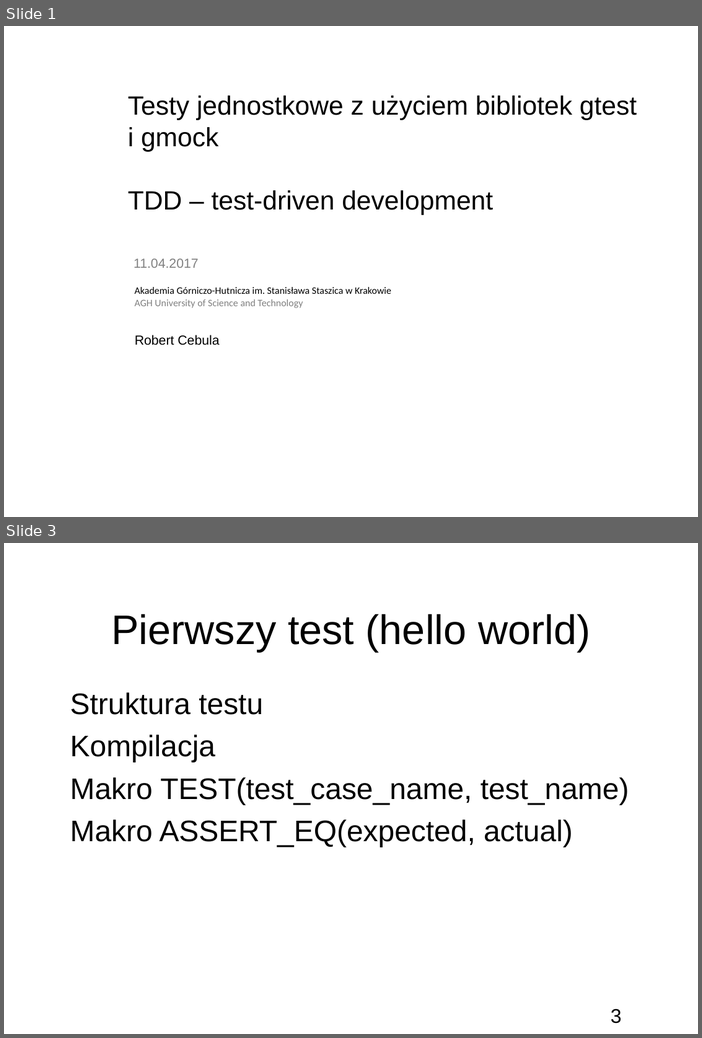
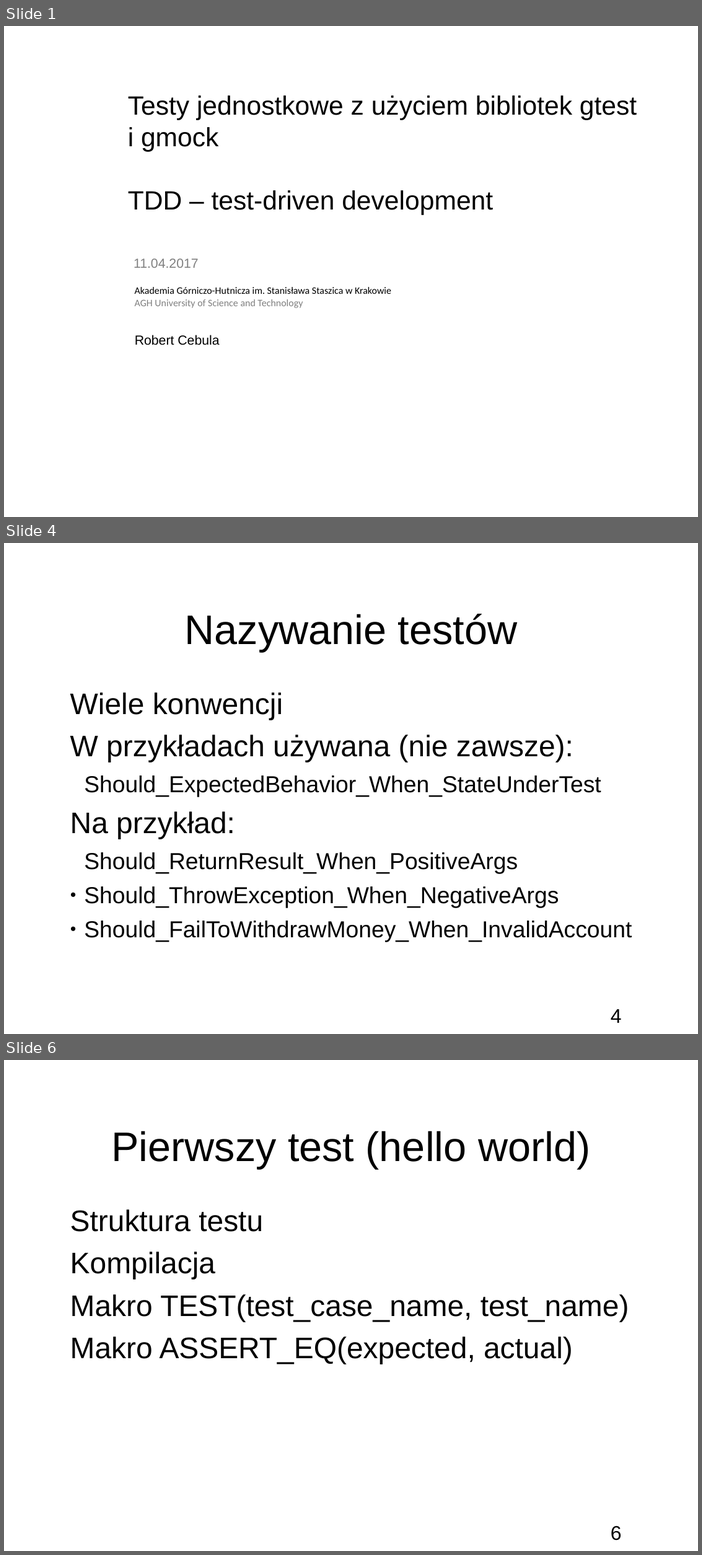
Before and after one commit to bercik/apt_seminar, a slide deck: prezentacja.odp. Shown one above the other, each under a label of ours: slides 1 and 3 before the commit, slides 1, 4 and 6 after it; the slides between them are not shown. The pictures are 702x1038 and 702x1555 pixels, drawn with LibreOffice and Linux fonts; fonts in the diff are those of the drawing; background and template pictures are left out. Boxes give left, top, right and bottom in pixels: in the first picture for what was removed or moved away, otherwise in the second. Text is boxed around its words. In the diff, an @@ line names an element or a change of style, - is before the commit and + after.

```diff
--- a/prezentacja.odp
+++ b/prezentacja.odp
@@ slide 4 added at (4,543,698,1034), background picture (left out); not listed: 1 template element that a slide beside it also shows @@
@@ title added at (185,614,517,651), 50 pt, text #000000 @@
+Nazywanie testów
@@ subtitle added at (70,692,632,942), 28 pt, text #000000 @@
+● Wiele konwencji
+● W przykładach używana (nie zawsze):
+  ● Should_ExpectedBehavior_When_StateUnderTest
+● Na przykład:
+  ● Should_ReturnResult_When_PositiveArgs
+  ● Should_ThrowException_When_NegativeArgs
+  ● Should_FailToWithdrawMoney_When_InvalidAccount
@@ what was slide 3 is now slide 6 @@
@@ page number at (611,1526,622,1540): text changed @@
-3
+6
```
Also in this commit, not shown: 1 slide changed, 4 other slides added, 1 slide removed, 7 other files.
